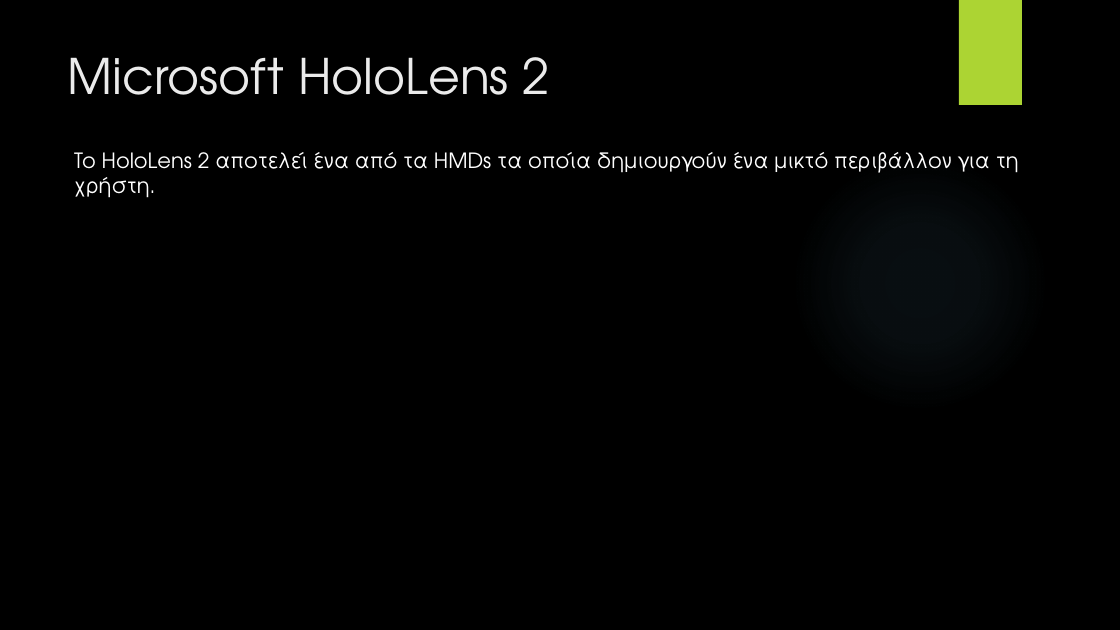
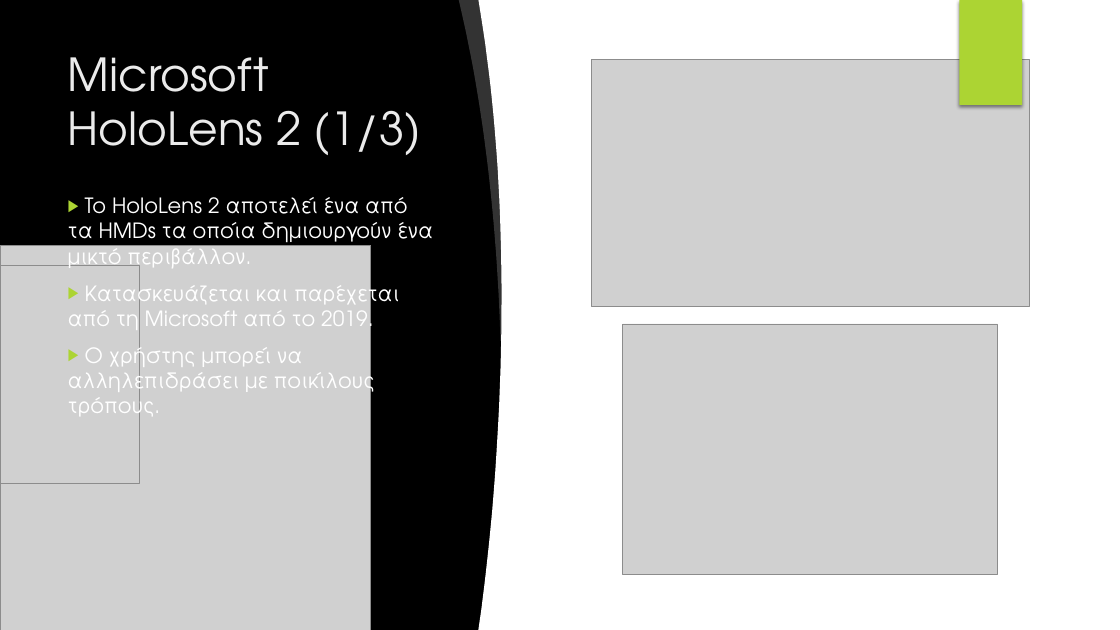
Before and after one commit to HeftyCoder/UnityInputTransfer, a slide deck: slide 6 of Hololens/Dev Log/Thesis/Thesis Presentation.pptx (slide 5 before the commit). Drawn at 1120x630 pixels with LibreOffice and Linux fonts; fonts in the diff are those of the drawing; grey boxes stand for pictures; background and template pictures are left out. Boxes give left, top, right and bottom in pixels: in the first picture for what was removed or moved away, otherwise in the second. Text is boxed around its words. In the diff, an @@ line names an element or a change of style, - is before the commit and + after.

```diff
--- a/Hololens/Dev Log/Thesis/Thesis Presentation.pptx
+++ b/Hololens/Dev Log/Thesis/Thesis Presentation.pptx
@@ freeform shape added at [459,0,510,341], fill #FFFFFF at 20% opacity @@
@@ freeform shape added at [478,0,602,630], fill #FFFFFF @@
@@ rectangle added at [560,0,1120,630], fill #FFFFFF @@
@@ picture added at [735,0,882,105] @@
@@ rectangle removed at [959,0,1022,105] @@
@@ rectangle added at [959,0,1022,105], fill #ACD433 @@
@@ rectangle added at [960,0,1023,105], fill #ACD433 @@
@@ title at [68,57,421,155]: text changed; size 42 to 39 pt @@
-Microsoft HoloLens 2
+Microsoft HoloLens 2 (1/3)
@@ picture added at [592,60,1030,306] @@
@@ ellipse removed at [791,154,1049,413] @@
@@ text at [68,197,433,423]: text changed @@
-To HoloLens 2 αποτελεί ένα από τα HMDs τα οποία δημιουργούν ένα μικτό περιβάλλον για τη χρήστη.
+▶ To HoloLens 2 αποτελεί ένα από τα HMDs τα οποία δημιουργούν ένα μικτό περιβάλλον.
+▶ Κατασκευάζεται και παρέχεται από τη Microsoft από το 2019.
+▶ Ο χρήστης μπορεί να αλληλεπιδράσει με ποικίλους τρόπους.
@@ picture added at [0,245,371,630] @@
@@ picture added at [0,266,139,483] @@
@@ picture added at [623,324,998,575] @@
@@ picture added at [791,560,882,630] @@
```
Also in this commit, not shown: 1 other slide changed, 7 slides added, 1 other file.
